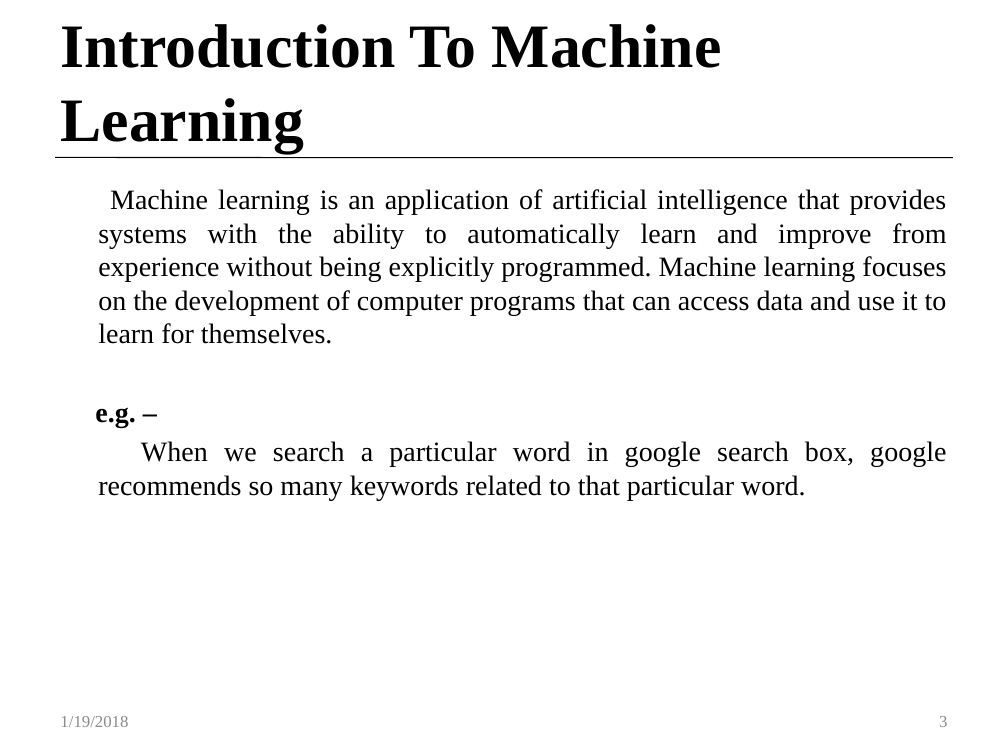
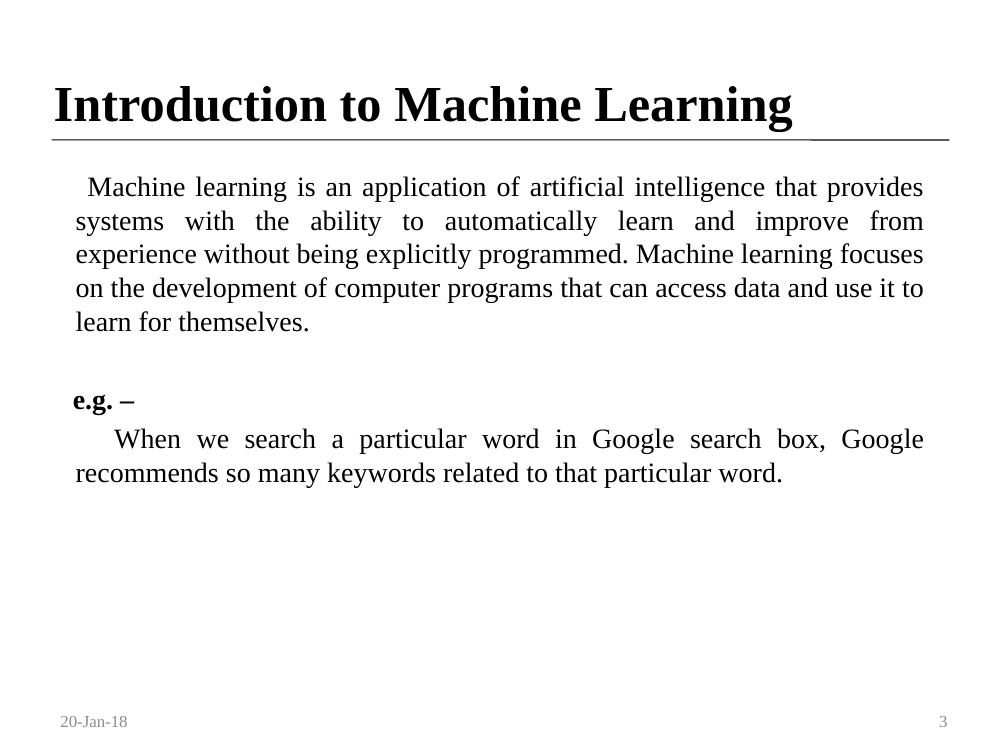
Before and after one commit to Customer-Churn-Prediction/Project-Machine-Learning, a slide deck: slide 3 of Customer Churn Prediction In Telecom Industry.pptx. Drawn at 1008x756 pixels with LibreOffice and Linux fonts; fonts in the diff are those of the drawing. Boxes give left, top, right and bottom in pixels: in the first picture for what was removed or moved away, otherwise in the second. Text is boxed around its words. In the diff, an @@ line names an element or a change of style, - is before the commit and + after.

```diff
--- a/Customer Churn Prediction In Telecom Industry.pptx
+++ b/Customer Churn Prediction In Telecom Industry.pptx
@@ title at [54,86,793,132]: text changed; size 44.1 to 36 pt @@
-  Introduction To Machine Learning
+  Introduction to Machine Learning
@@ line moved from (55, 157) - (953, 157) to (51, 140) - (950, 140) @@
@@ text "Machine learning is an application ...": place and size @@
-text "Machine learning is an application ..." at [95,189,947,500]
+text "Machine learning is an application ..." at [73,176,924,487]
@@ text at [76,428,924,487]: text changed @@
-When we search a particular word in google search box, google recommends so many keywords related to that particular word.
+When we search a particular word in Google search box, Google recommends so many keywords related to that particular word.
@@ text at [60,716,127,727]: text changed @@
-1/19/2018
+20-Jan-18
```
Also in this commit, not shown: 16 other slides changed.
